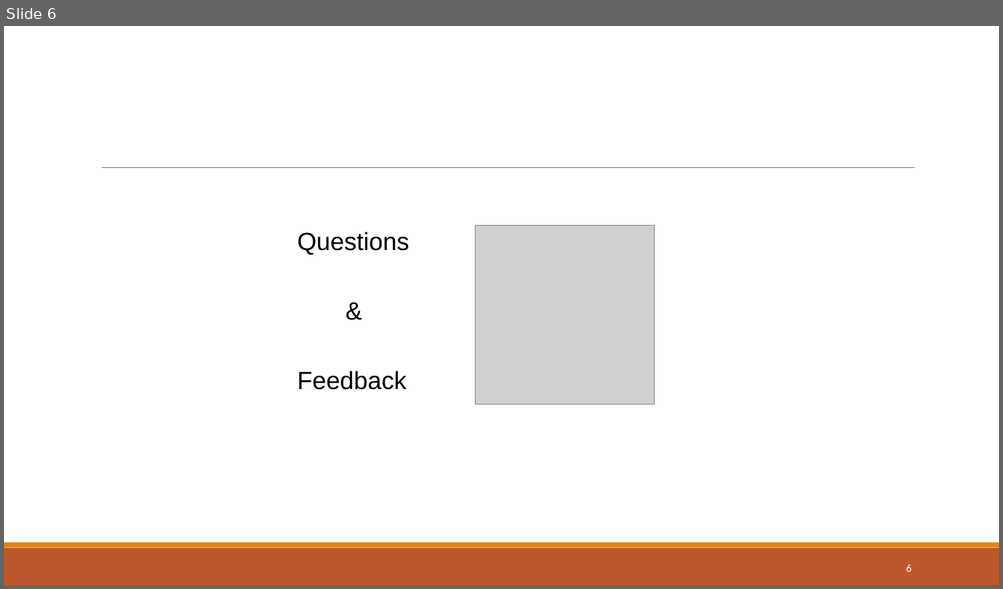
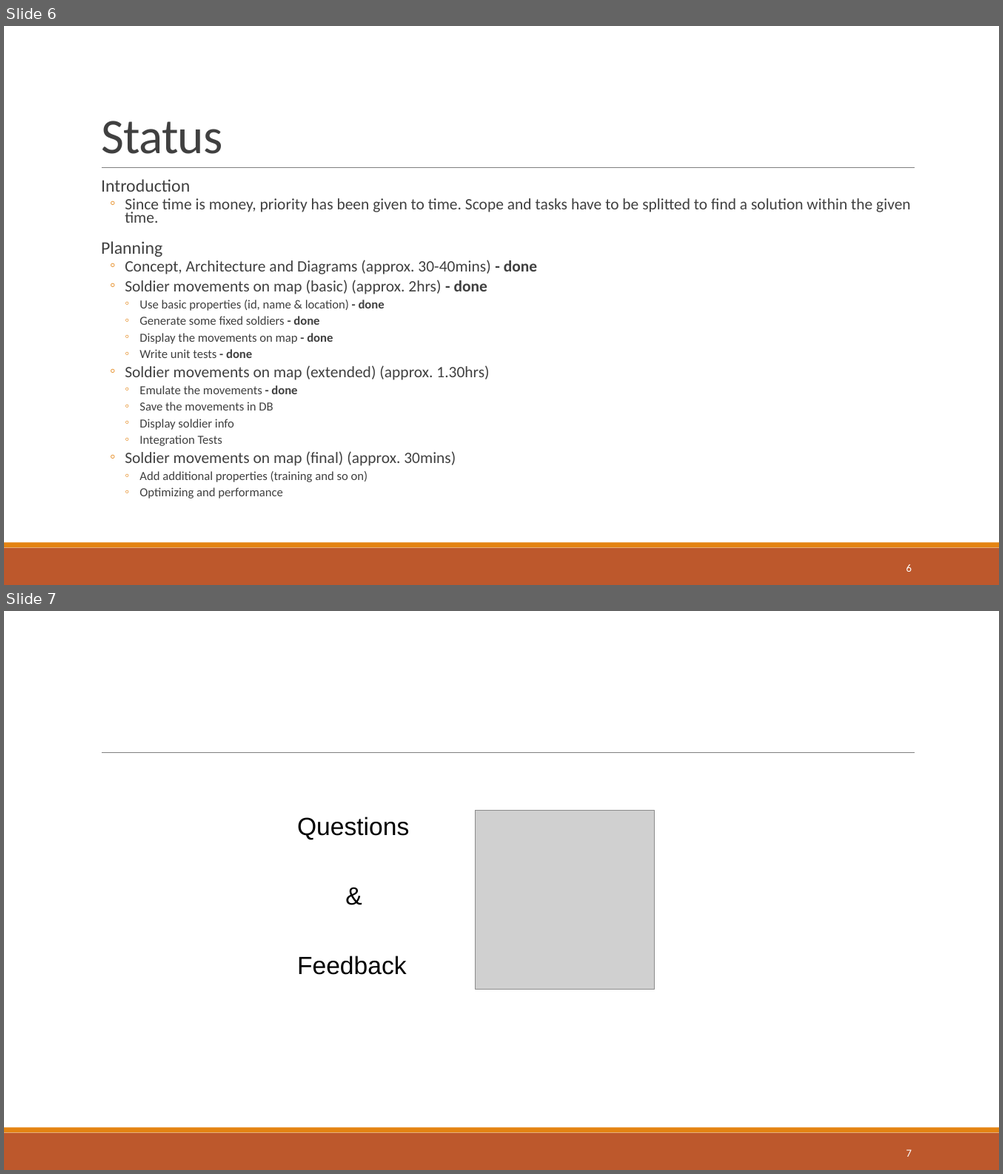
Before and after one commit to vishnut13/codechallenge24, a slide deck: Docs/Code Challenge.pptx. Shown one above the other, each under a label of ours: slide 6 before the commit, slides 6 and 7 after it. The pictures are 1003x589 and 1003x1174 pixels, drawn with LibreOffice and Linux fonts; fonts in the diff are those of the drawing; grey boxes stand for pictures. Boxes give left, top, right and bottom in pixels: in the first picture for what was removed or moved away, otherwise in the second. Text is boxed around its words. In the diff, an @@ line names an element or a change of style, - is before the commit and + after.

```diff
--- a/Docs/Code Challenge.pptx
+++ b/Docs/Code Challenge.pptx
@@ slide 6 added at (4,26,999,585), background #FFFFFF; not listed: 3 template elements that a slide beside it also shows @@
@@ title added at (101,121,223,154), 48 pt, text #404040 @@
+Status
@@ text added at (101,179,910,499), 15.3 pt, text #404040 @@
+  Introduction
+  ◦ Since time is money, priority has been given to time. Scope and tasks have to be splitted to find a solution within the given time.
+  Planning
+  ◦ Concept, Architecture and Diagrams (approx. 30-40mins) - done
+  ◦ Soldier movements on map (basic) (approx. 2hrs) - done
+    ◦ Use basic properties (id, name & location) - done
+    ◦ Generate some fixed soldiers - done
+    ◦ Display the movements on map - done
+    ◦ Write unit tests - done
+  ◦ Soldier movements on map (extended) (approx. 1.30hrs)
+    ◦ Emulate the movements - done
+    ◦ Save the movements in DB
+    ◦ Display soldier info
+    ◦ Integration Tests
+  ◦ Soldier movements on map (final) (approx. 30mins)
+    ◦ Add additional properties (training and so on)
+    ◦ Optimizing and performance
@@ page number added at (906,565,911,572), 10.5 pt, text #FFFFFF @@
+6
@@ what was slide 6 is now slide 7 @@
@@ page number at (906,1150,911,1157): text changed @@
-6
+7
```
Also in this commit, not shown: 1 slide changed, 10 other files.
